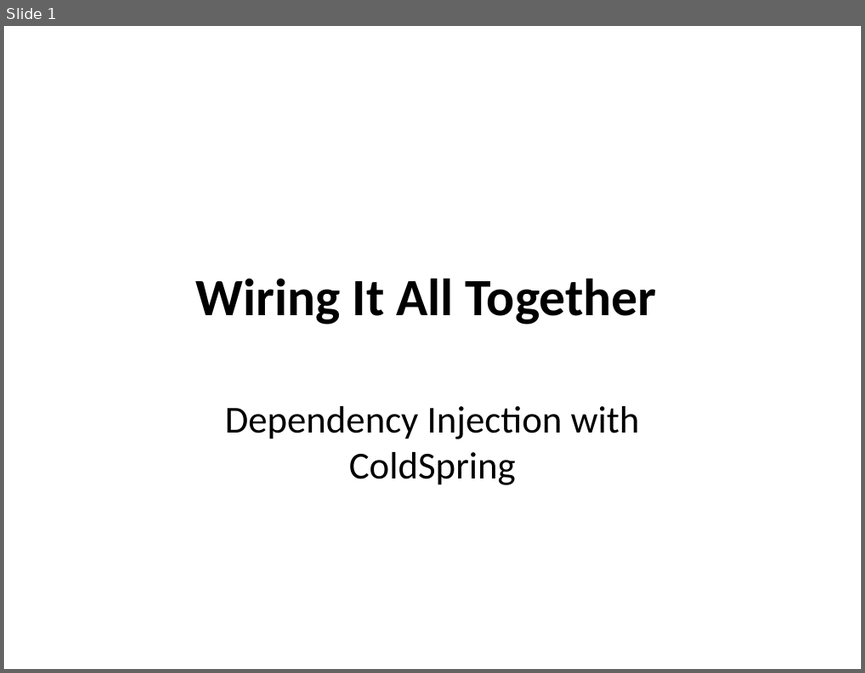
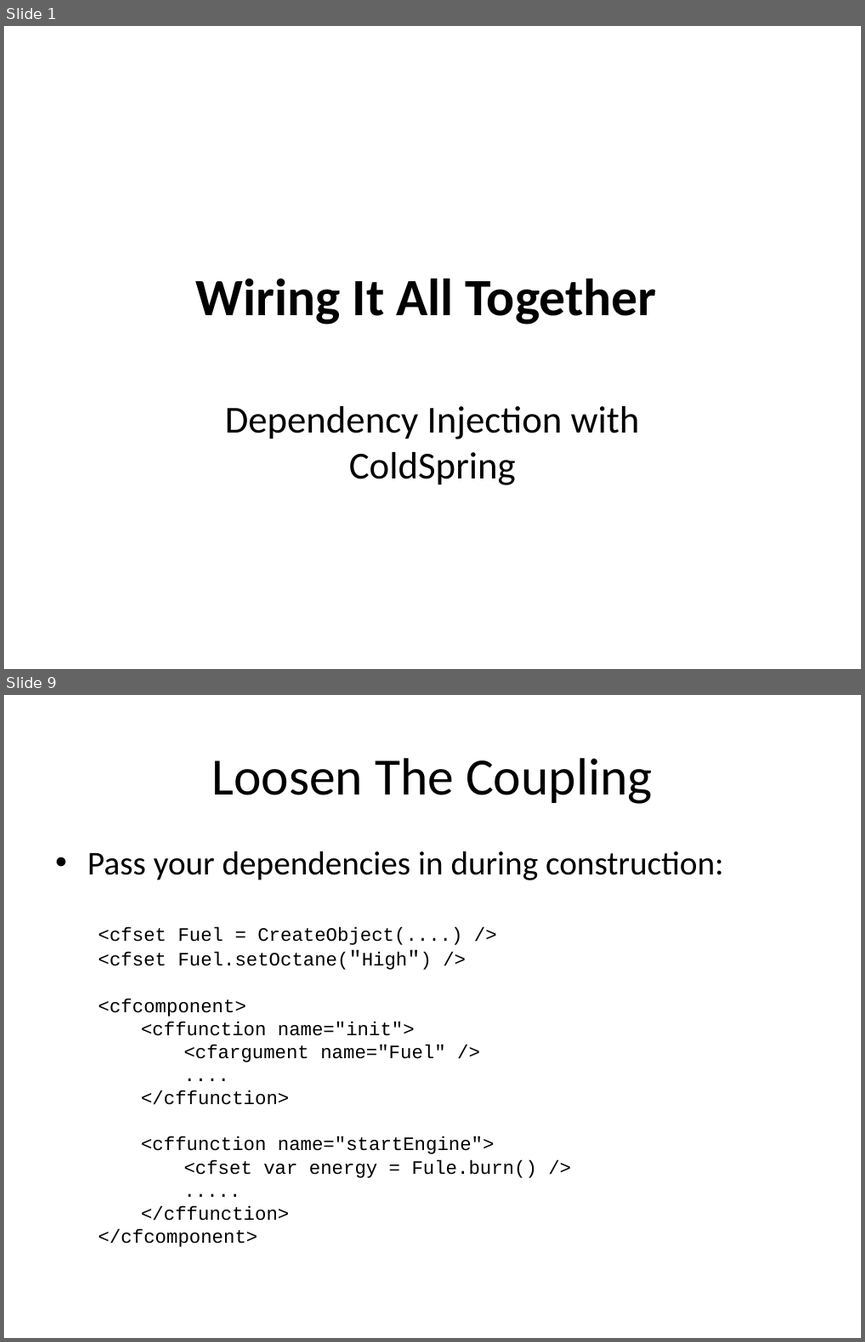
Before and after one commit to dhughes/OldPresentations, a slide deck: Trunk/Model-Glue 3 Day For Teratech/documents/Wiring It All Together.ppt. Shown one above the other, each under a label of ours: slide 1 before the commit, slides 1 and 9 after it; the slides between them are not shown. The pictures are 865x673 and 865x1342 pixels, drawn with LibreOffice and Linux fonts; fonts in the diff are those of the drawing; background and template pictures are left out. Boxes give left, top, right and bottom in pixels: in the first picture for what was removed or moved away, otherwise in the second. Text is boxed around its words. In the diff, an @@ line names an element or a change of style, - is before the commit and + after.

```diff
--- a/Trunk/Model-Glue 3 Day For Teratech/documents/Wiring It All Together.ppt
+++ b/Trunk/Model-Glue 3 Day For Teratech/documents/Wiring It All Together.ppt
@@ slide 9 added at (4,695,861,1338), background picture (left out) @@
@@ title added at (212,758,652,804), 44 pt, text #000000 @@
+Loosen The Coupling
@@ text added at (87,851,724,1247), 16 pt, text #000000 @@
+• Pass your dependencies in during construction:
+  <cfset Fuel = CreateObject(....) />
+  <cfset Fuel.setOctane("High") />
+  <cfcomponent>
+    <cffunction name="init">
+      <cfargument name="Fuel" />
+      ....
+    </cffunction>
+    <cffunction name="startEngine">
+      <cfset var energy = Fule.burn() />
+      .....
+    </cffunction>
+  </cfcomponent>
```
Also in this commit, not shown: 25 other slides added, 1 slide removed, 13 other files.
